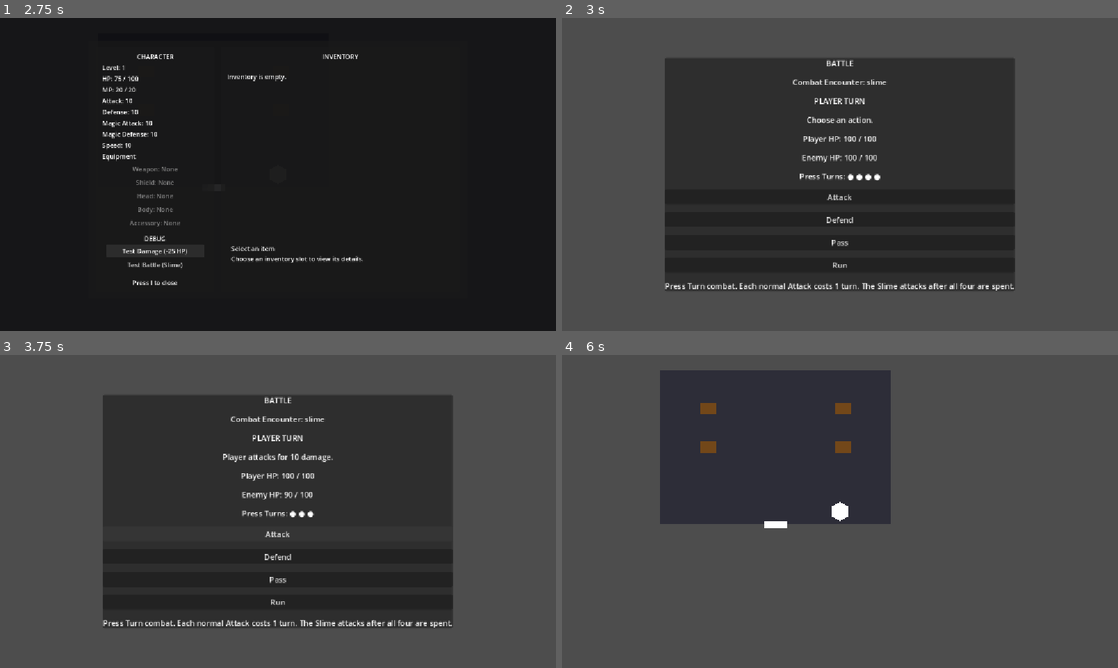
Above: before the commit, frames 1-4 (two rows, left to right).
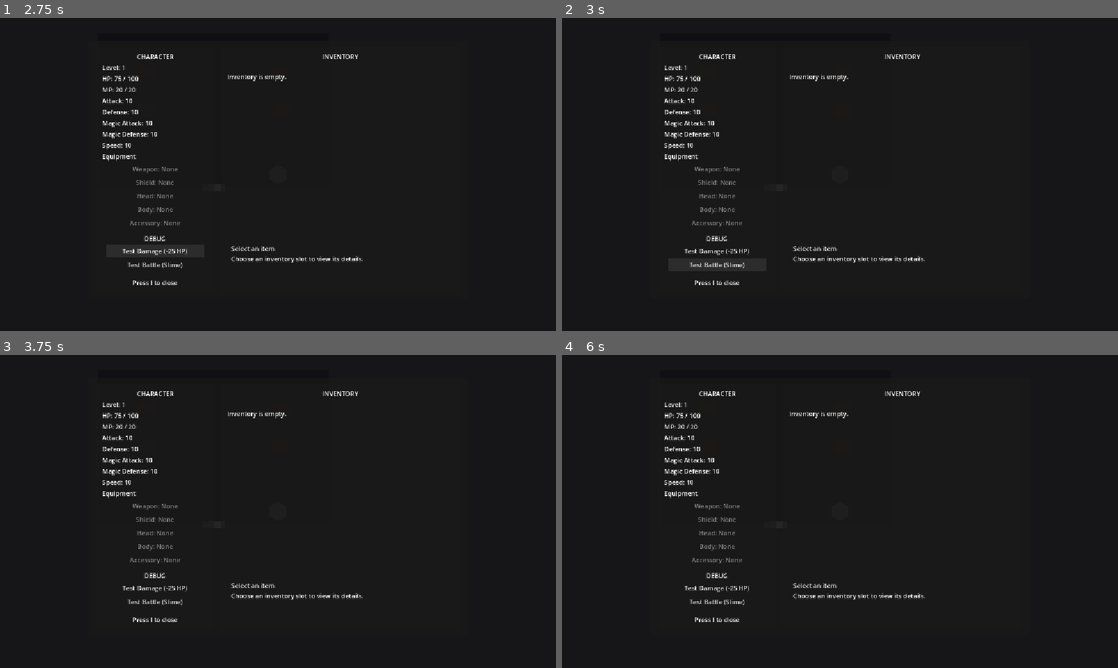
Above: after the commit, the same moments.

Repository: salexume94-pixel/Scripts
Game: Godot game, scene res://scenes/World.tscn
The game is run twice, just before and just after one commit, with the same random seed, the same clock (stepped at 60 frames per second) and the same inputs.
Inputs (mouse positions are in pixels of both pictures, inside the frame that each line leads up to):
- Up to frame 1 (2.75 s): tap Enter at 0.5 s; hold Right (ui_right) 0.53-1.28 s; tap E at 0.6 s; hold Down (ui_down) 1.28-2 s; tap I at 1.35 s; click "Test Damage (-25 HP)" at 2 s
- Up to frame 2 (3 s): click "Test Battle (Slime)" at 2.75 s
- Up to frame 3 (3.75 s): click (278, 533) at 3.5 s, where only the run before the commit has a clickable "Attack"
- Up to frame 4 (6 s): click (840, 555) at 4.25 s, where only the run before the commit has a clickable "Defend"; click (840, 580) at 5 s, where only the run before the commit has a clickable "Pass"; click (840, 602) at 5.75 s, where only the run before the commit has a clickable "Run"

Frame 1 is identical in both runs. In frame 2, 57% of the frame differs, in the area x 0-100%, y 0-100%; in frame 3, 60%; in frame 4, 99%.
Error after the commit: Parse Error: Could not resolve class "DamageTypes", because of a parser error. (res://enemies/enemy_action_data.gd:20)

Commit message:
Add damage types to enemy actions

Diff:
--- a/enemies/enemy_action_data.gd
+++ b/enemies/enemy_action_data.gd
@@ -3,9 +3,9 @@
 ## Defines one action an enemy can perform during combat.
 ##
 ## This Resource contains action data only. CombatManager decides when an
-## action is used and applies the combat rules, while Battle only presents
-## the result. Keeping actions separate from EnemyData lets one enemy later
-## have several attacks, skills, or other behaviors without hardcoding them.
+## action is used and applies the combat rules, while Battle only presents the
+## result. Keeping actions separate from EnemyData lets one enemy later have
+## several attacks, skills, or other behaviors without hardcoding them.
 
 ## Stable identifier used to reference this action.
 @export var action_id: String = ""
@@ -13,8 +13,11 @@
 ## Name shown by the Battle presentation when this action is performed.
 @export var display_name: String = ""
 
-## Base physical power used by the current basic damage calculation.
+## Base power used by the current damage calculation.
 @export_range(0, 99999) var power: int = 0
+
+## Damage category used to resolve the target's elemental affinity.
+@export var damage_type: int = DamageTypes.Type.PHYSICAL
 
 ## Relative chance used when an enemy has multiple available actions.
 ## A value of 0 removes the action from normal weighted selection.
